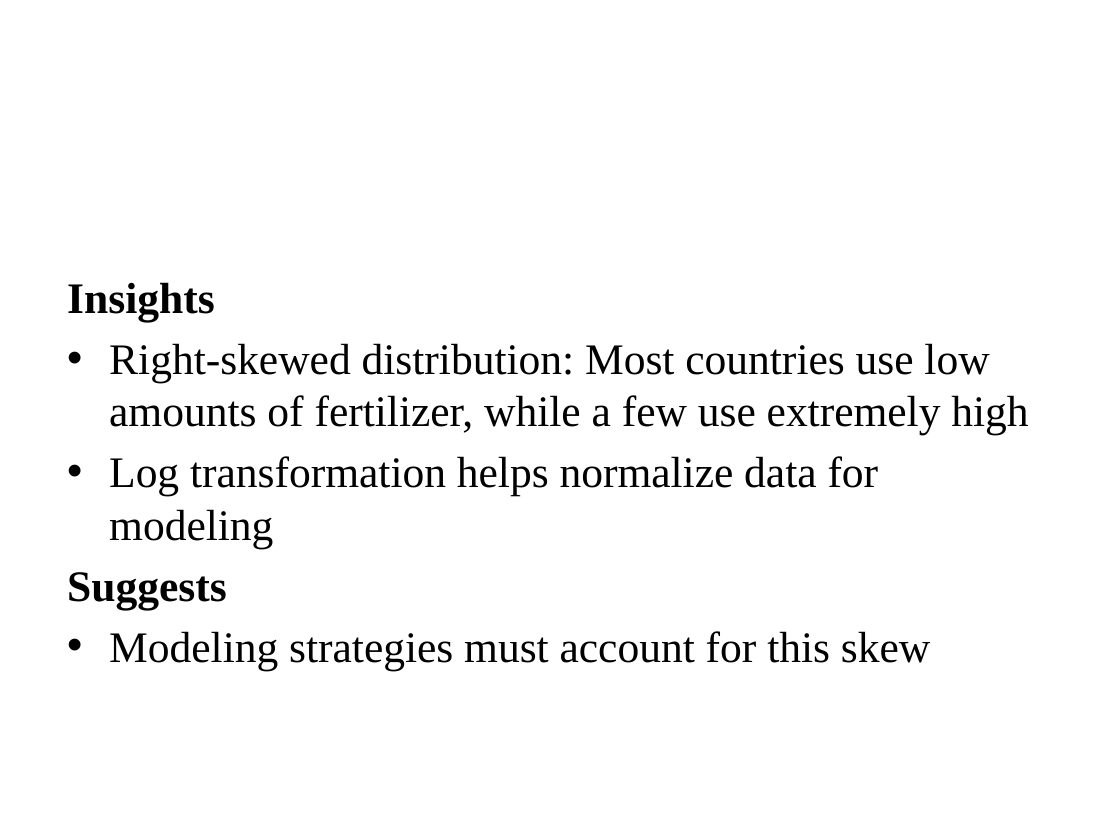
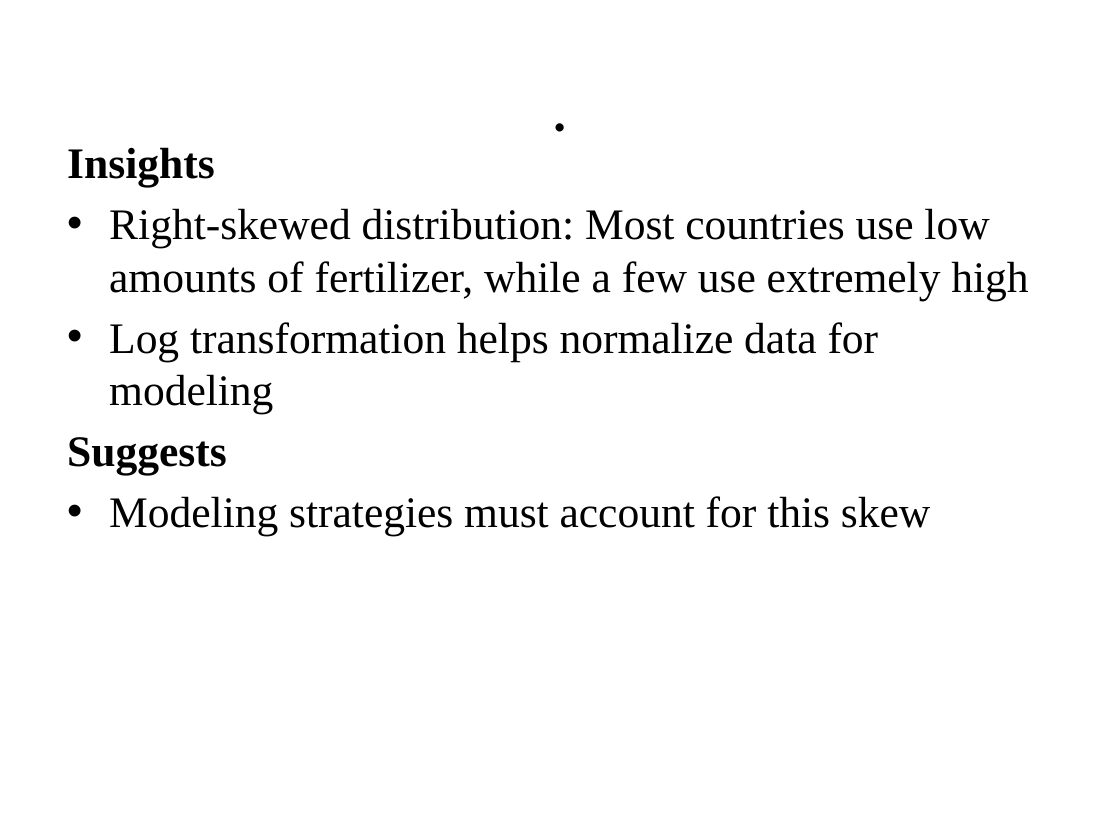
Before and after one commit to Rodgerdev/east-africa-fertilizer-project, a slide deck: slide 8 of East_Africa_Fertilizer_Presentation.pptx. Drawn at 1120x840 pixels with LibreOffice and Linux fonts; fonts in the diff are those of the drawing; background and template pictures are left out. Boxes give left, top, right and bottom in pixels: in the first picture for what was removed or moved away, otherwise in the second. Text is boxed around its words. In the diff, an @@ line names an element or a change of style, - is before the commit and + after.

```diff
--- a/East_Africa_Fertilizer_Presentation.pptx
+++ b/East_Africa_Fertilizer_Presentation.pptx
@@ title added at [56, 34, 1064, 174], 44 pt, text #000000 @@
+.
@@ text "Insights": place and size @@
-text "Insights" at [67, 282, 1028, 671]
+text "Insights" at [67, 147, 1028, 536]
```
Also in this commit, not shown: 2 slides added, 1 slide removed.
